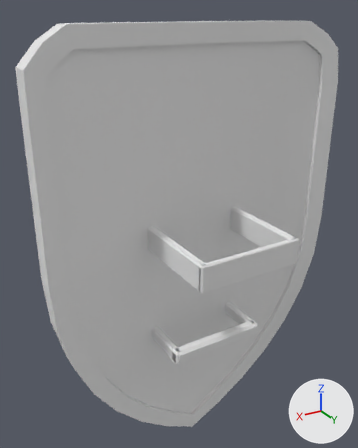
Before and after pictures for a commit that changed the FBX model Chopper/Art/Export/chopper_shield.fbx.
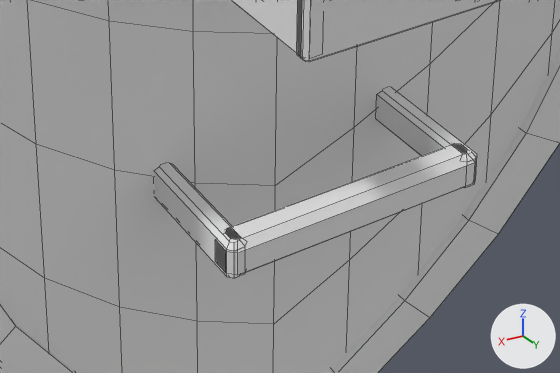
Each version appears first whole from a camera (50 mm lens) standing at (0.534, 0.73, 0.431) and looking at (0.034, -0.102, 0.014), and next in a close-up on the part from 28% to 80% of the width and 61% to 88% of the height. Arrows for +X, +Y and +Z are at lower right; the lights stay in place. The first two pictures are the older version. The close-ups show mesh edges as thin lines.

In view in the first close-up: 'chopper_shield'.
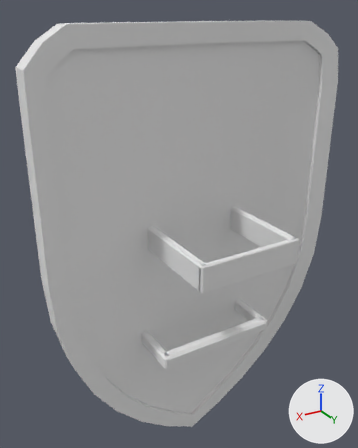
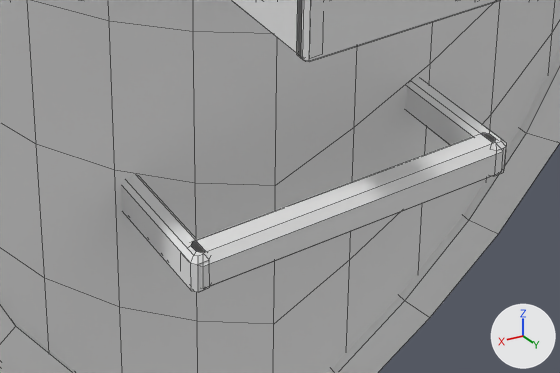
Pixel boxes (x1, y1, x2, y2) of what changed, in the close-ups (560 x 373 px; the box of a moved part takes in the faces that stretch with it):
part 1 of me_chopper_shield, moved or reshaped
    before: (376, 87, 477, 188)
    after: (406, 78, 507, 176)
part 2 of me_chopper_shield, moved or reshaped
    before: (154, 163, 246, 278)
    after: (121, 175, 210, 292)
part 3 of me_chopper_shield, moved or reshaped
    before: (215, 144, 475, 275)
    after: (191, 133, 503, 288)

What the commit changed:
me_chopper_shield has 688 vertices, 635 faces and spans x -0.337..0.337, y -0.181..0.106, z -0.562..0.412.
me_chopper_shield is used by ob_chopper_shield; location (0.0, 0.0, 0.0).
me_chopper_shield part 1: the loose piece of 32 vertices spanning x -0.108..-0.092, y -0.1..0.012, z -0.25..-0.22 is moved by (-0.028, 0.0, 0.0).
me_chopper_shield part 2: the loose piece of 32 vertices spanning x 0.092..0.108, y -0.1..0.012, z -0.25..-0.22 is moved by (0.028, 0.0, 0.0).
me_chopper_shield part 3: 16 of the vertices in x 0.099..0.108, y -0.013..0.013, z -0.25..-0.22 are moved by (0.027, 0.0, 0.0).
